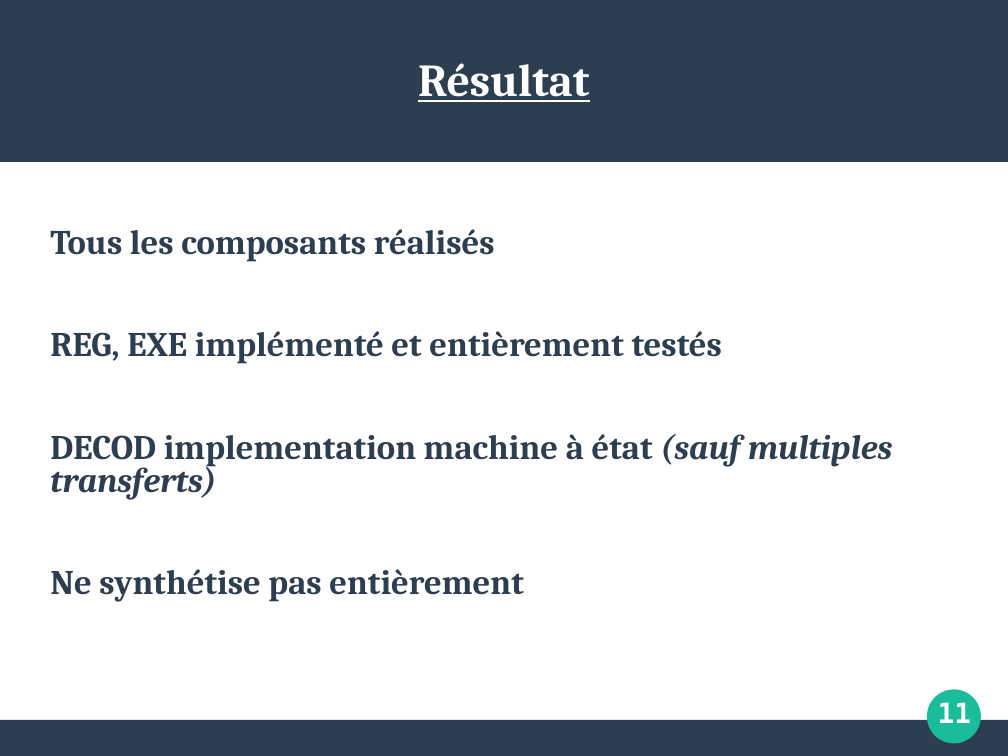
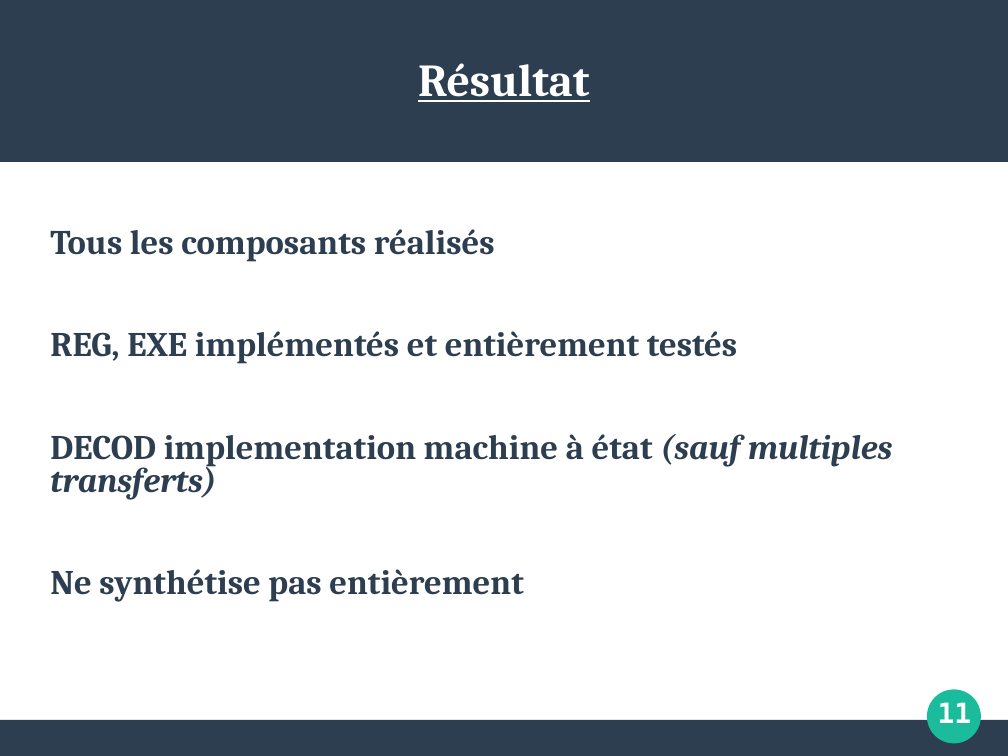
Before and after one commit to maximouth/VHDL, a slide deck: slide 19 of presentation1.odp (slide 14 before the commit). Drawn at 1008x756 pixels with LibreOffice and Linux fonts; fonts in the diff are those of the drawing. Boxes give left, top, right and bottom in pixels: in the first picture for what was removed or moved away, otherwise in the second. Text is boxed around its words. In the diff, an @@ line names an element or a change of style, - is before the commit and + after.

```diff
--- a/presentation1.odp
+++ b/presentation1.odp
@@ text at box(50, 331, 737, 364): text changed @@
-REG, EXE implémenté et entièrement testés
+REG, EXE implémentés et entièrement testés
```
Also in this commit, not shown: 10 other slides changed, 9 slides added, 4 slides removed.
